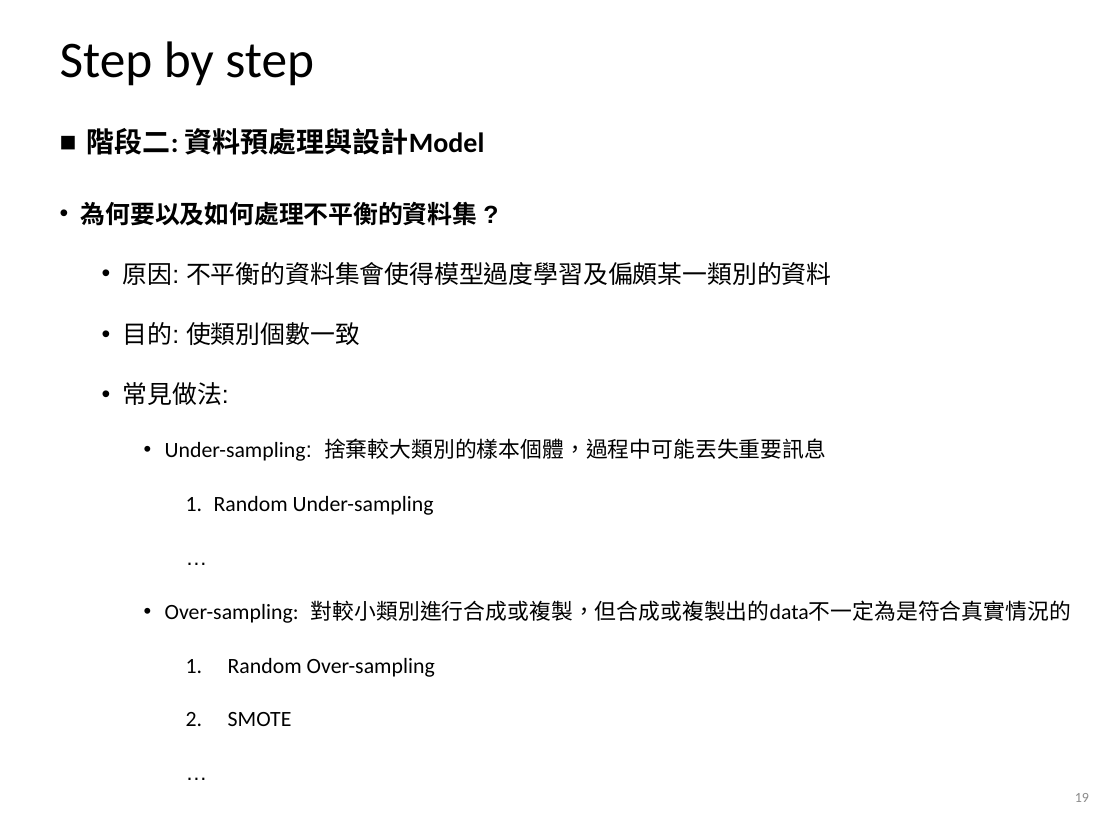
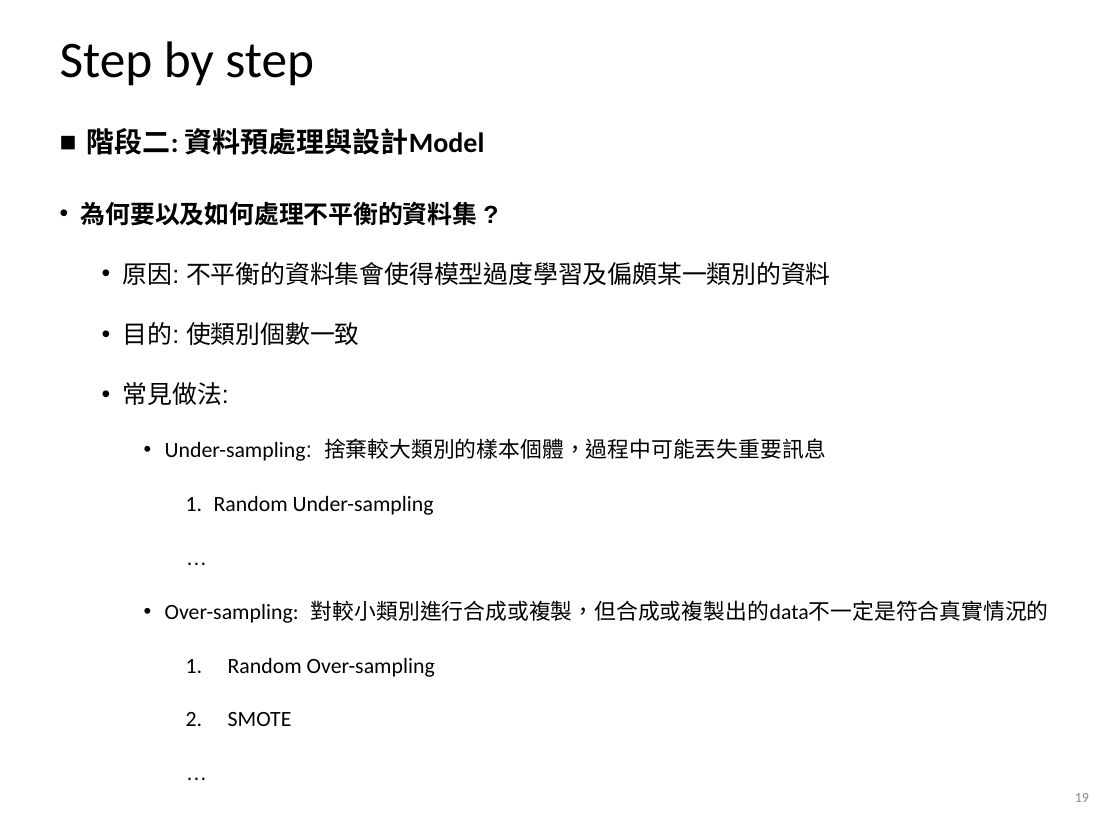
Before and after one commit to alvinyee860120/AIOps-anomaly-detection, a slide deck: slide 19 of AIOps結案報告.pptx. Drawn at 1120x840 pixels with LibreOffice and Linux fonts; fonts in the diff are those of the drawing; background and template pictures are left out. Boxes give left, top, right and bottom in pixels: in the first picture for what was removed or moved away, otherwise in the second. Text is boxed around its words. In the diff, an @@ line names an element or a change of style, - is before the commit and + after.

```diff
--- a/AIOps結案報告.pptx
+++ b/AIOps結案報告.pptx
@@ text at [165,600,1049,623]: text changed @@
-    • Over-sampling: 對較小類別進行合成或複製，但合成或複製出的data不一定為是符合真實情況的
+    • Over-sampling: 對較小類別進行合成或複製，但合成或複製出的data不一定是符合真實情況的
```
Also in this commit, not shown: 20 other slides changed, 1 slide added.
